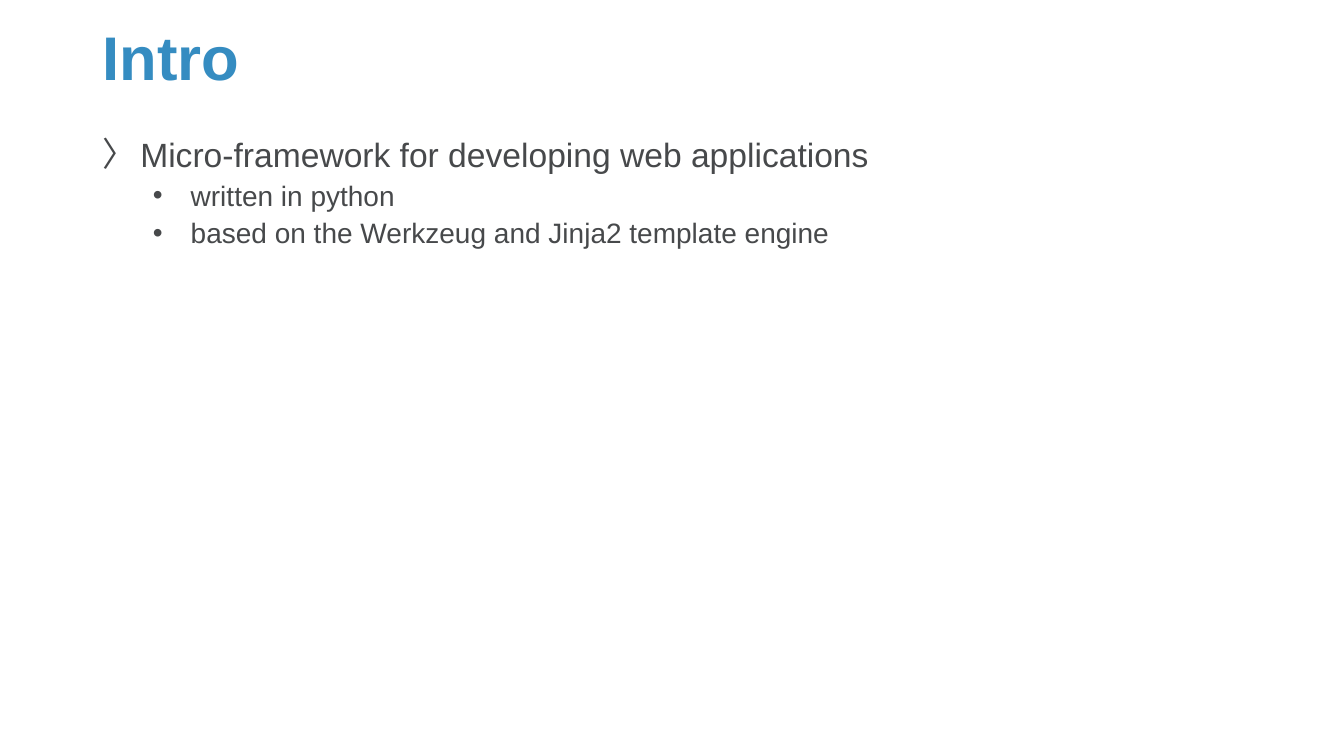
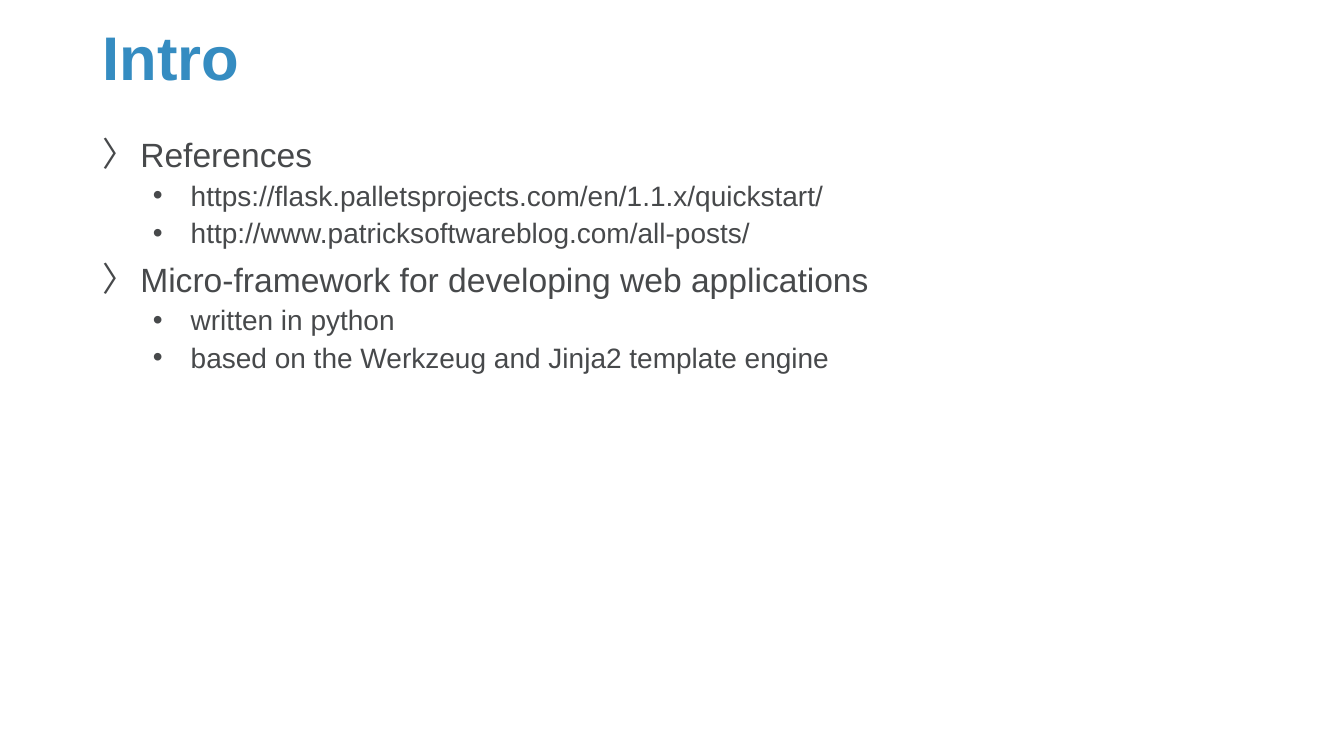
Before and after one commit to Sparks-Lu/TechNotes, a slide deck: slide 2 of Web/Flask-Notes.pptx. Drawn at 1344x756 pixels with LibreOffice and Linux fonts; fonts in the diff are those of the drawing; background and template pictures are left out. Boxes give left, top, right and bottom in pixels: in the first picture for what was removed or moved away, otherwise in the second. Text is boxed around its words. In the diff, an @@ line names an element or a change of style, - is before the commit and + after.

```diff
--- a/Web/Flask-Notes.pptx
+++ b/Web/Flask-Notes.pptx
@@ text at (x1=140, y1=142, x2=823, y2=248): paragraphs added @@
+〉 References
+  • https://flask.palletsprojects.com/en/1.1.x/quickstart/
+  • http://www.patricksoftwareblog.com/all-posts/
```
Also in this commit, not shown: 4 other slides changed, 4 slides added, 8 other files.
